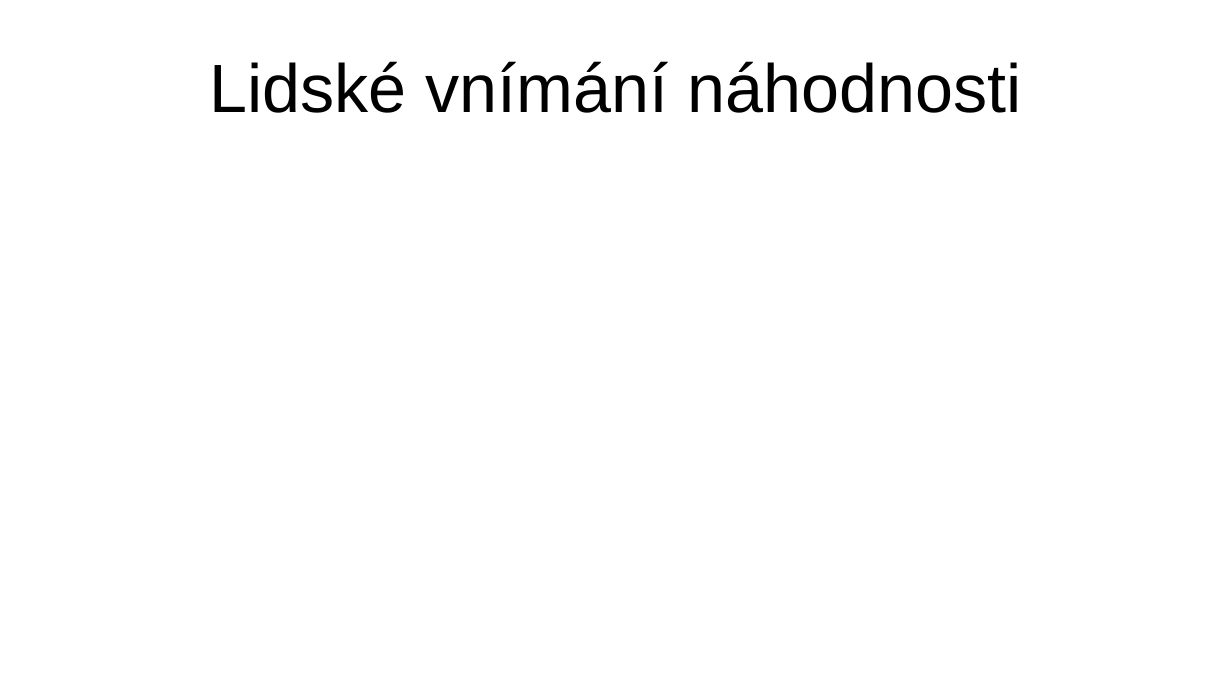
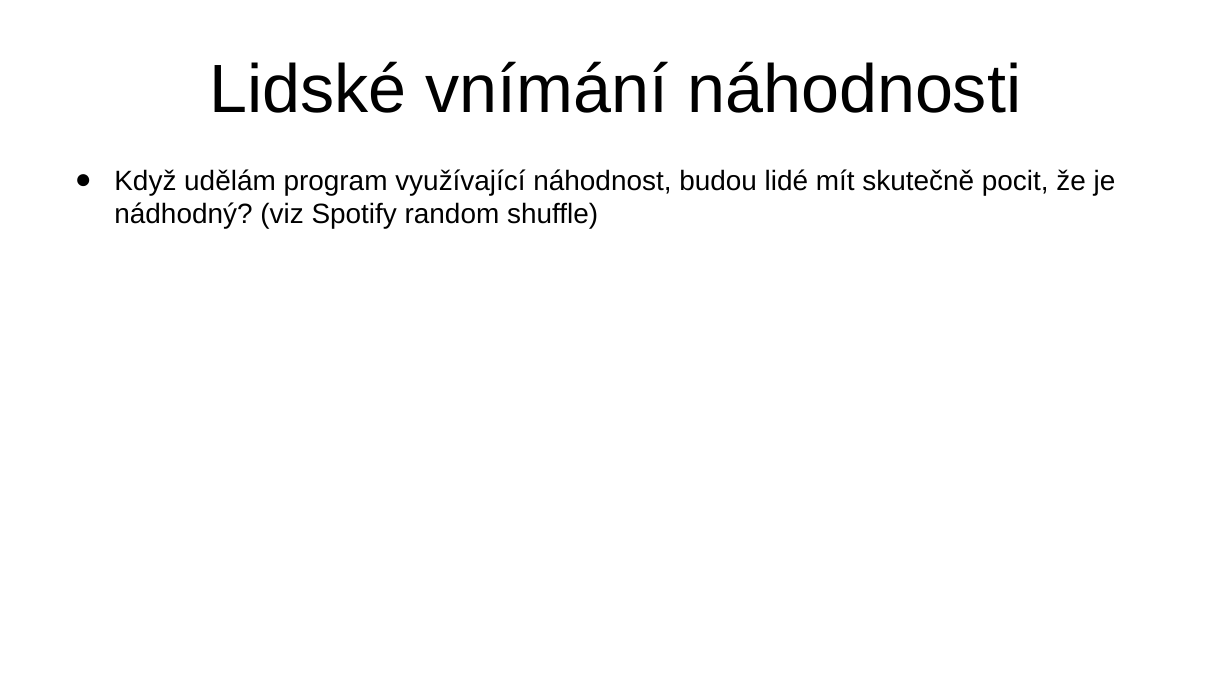
Before and after one commit to hruboson/UTB-PO-RAND, a slide deck: slide 12 of presentation.pptx. Drawn at 1232x693 pixels with LibreOffice and Linux fonts; fonts in the diff are those of the drawing. Boxes give left, top, right and bottom in pixels: in the first picture for what was removed or moved away, otherwise in the second. Text is boxed around its words. In the diff, an @@ line names an element or a change of style, - is before the commit and + after.

```diff
--- a/presentation.pptx
+++ b/presentation.pptx
@@ text added at [114, 169, 1116, 228], 18 pt, text #000000 @@
+● Když udělám program využívající náhodnost, budou lidé mít skutečně pocit, že je nádhodný? (viz Spotify random shuffle)
```
Also in this commit, not shown: 1 slide added.
